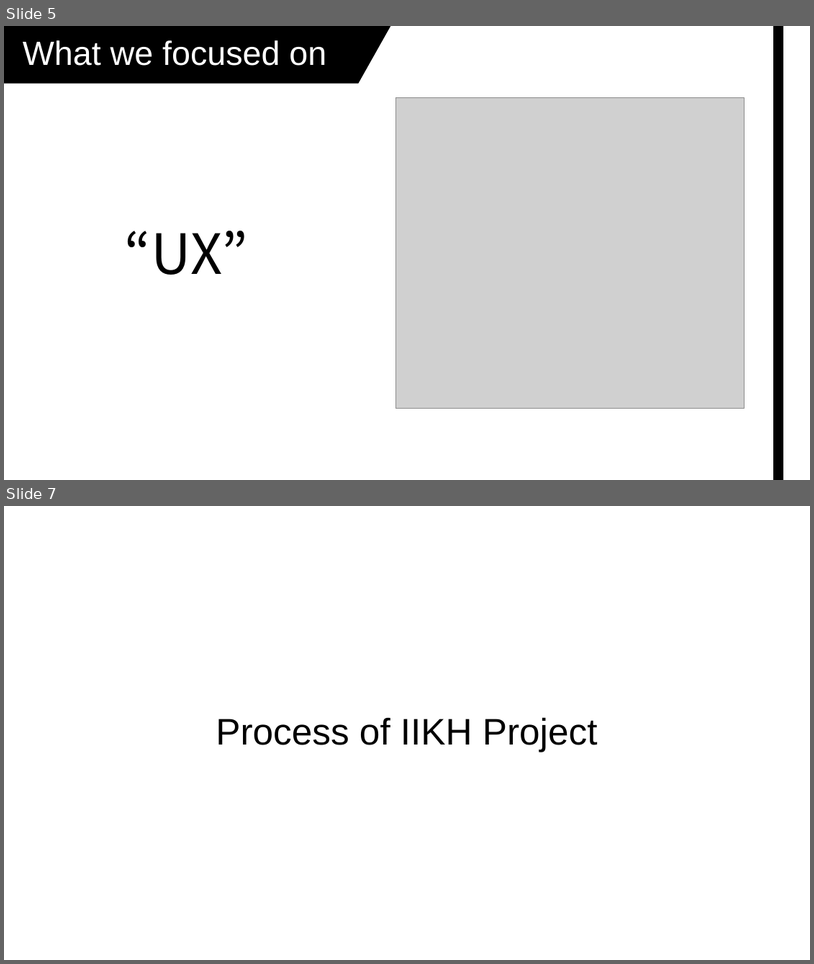
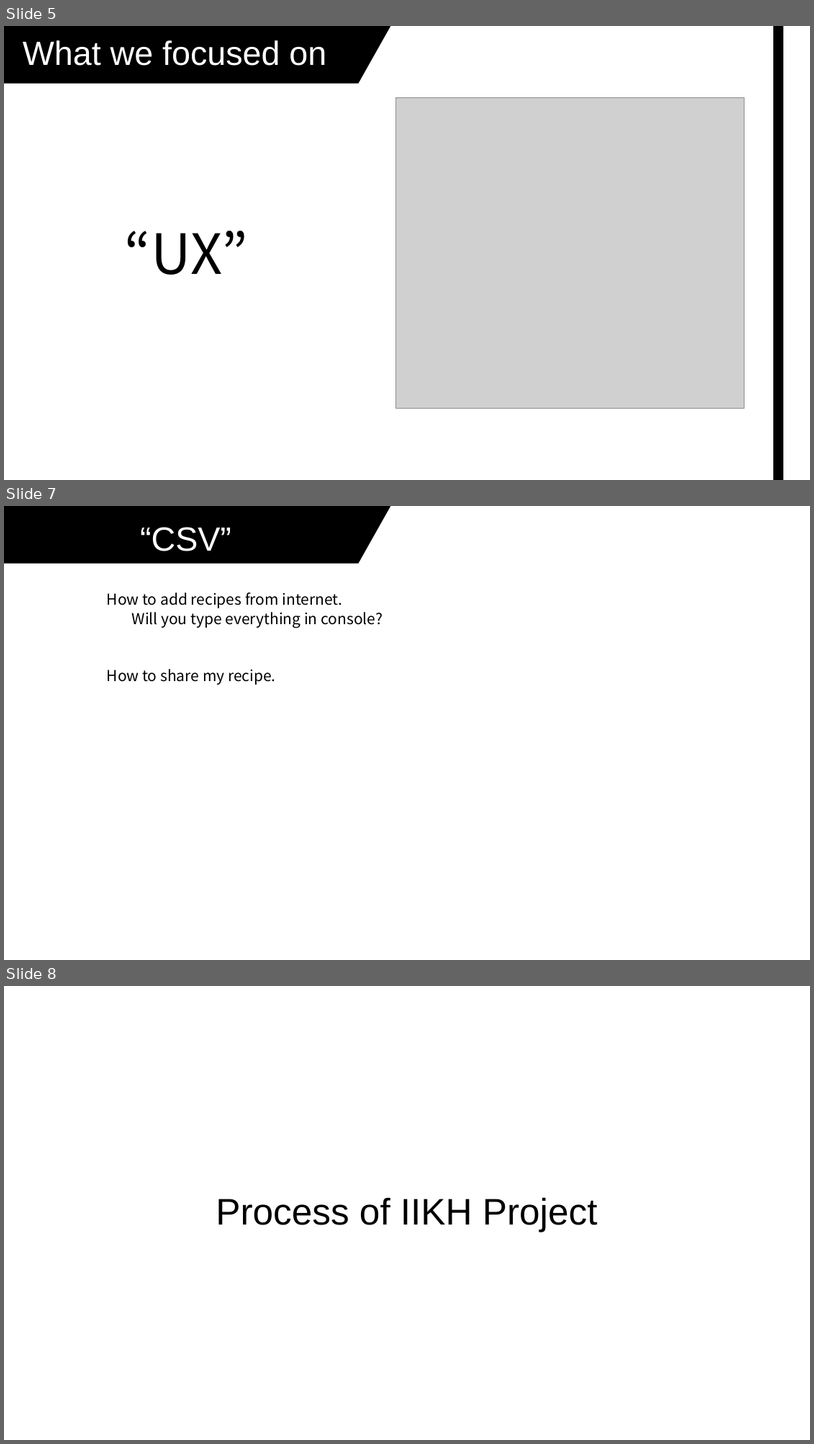
Before and after one commit to IamGroooooot/IIKH, a slide deck: Team1-IIKH.pptx. Shown one above the other, each under a label of ours: slides 5 and 7 before the commit, slides 5, 7 and 8 after it; the slides between them are not shown. The pictures are 814x964 and 814x1444 pixels, drawn with LibreOffice and Linux fonts; fonts in the diff are those of the drawing; grey boxes stand for pictures. Boxes give left, top, right and bottom in pixels: in the first picture for what was removed or moved away, otherwise in the second. Text is boxed around its words. In the diff, an @@ line names an element or a change of style, - is before the commit and + after.

```diff
--- a/Team1-IIKH.pptx
+++ b/Team1-IIKH.pptx
@@ slide 7 added at (4,506,810,960), background #FFFFFF @@
@@ parallelogram added at (4,506,424,563), fill #000000, outline #000000 1 pt @@
@@ text added at (140,527,232,551), 40 pt, text #FFFFFF @@
+“CSV”
@@ text added at (107,592,343,608), 18 pt, text #000000 @@
+How to add recipes from internet.
@@ text added at (132,612,383,628), 18 pt, text #000000 @@
+Will you type everything in console?
@@ text added at (107,669,276,685), 18 pt, text #000000 @@
+How to share my recipe.
@@ what was slide 7 is now slide 8 @@
```
Also in this commit, not shown: 2 slides changed, 1 other slide added.
